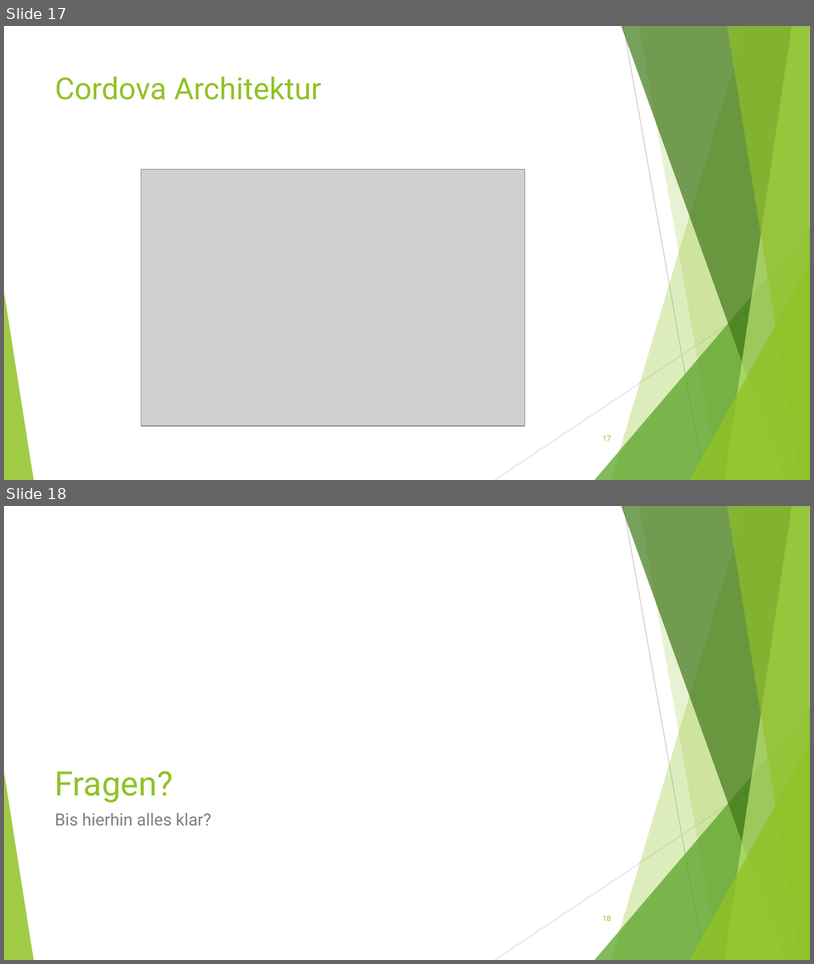
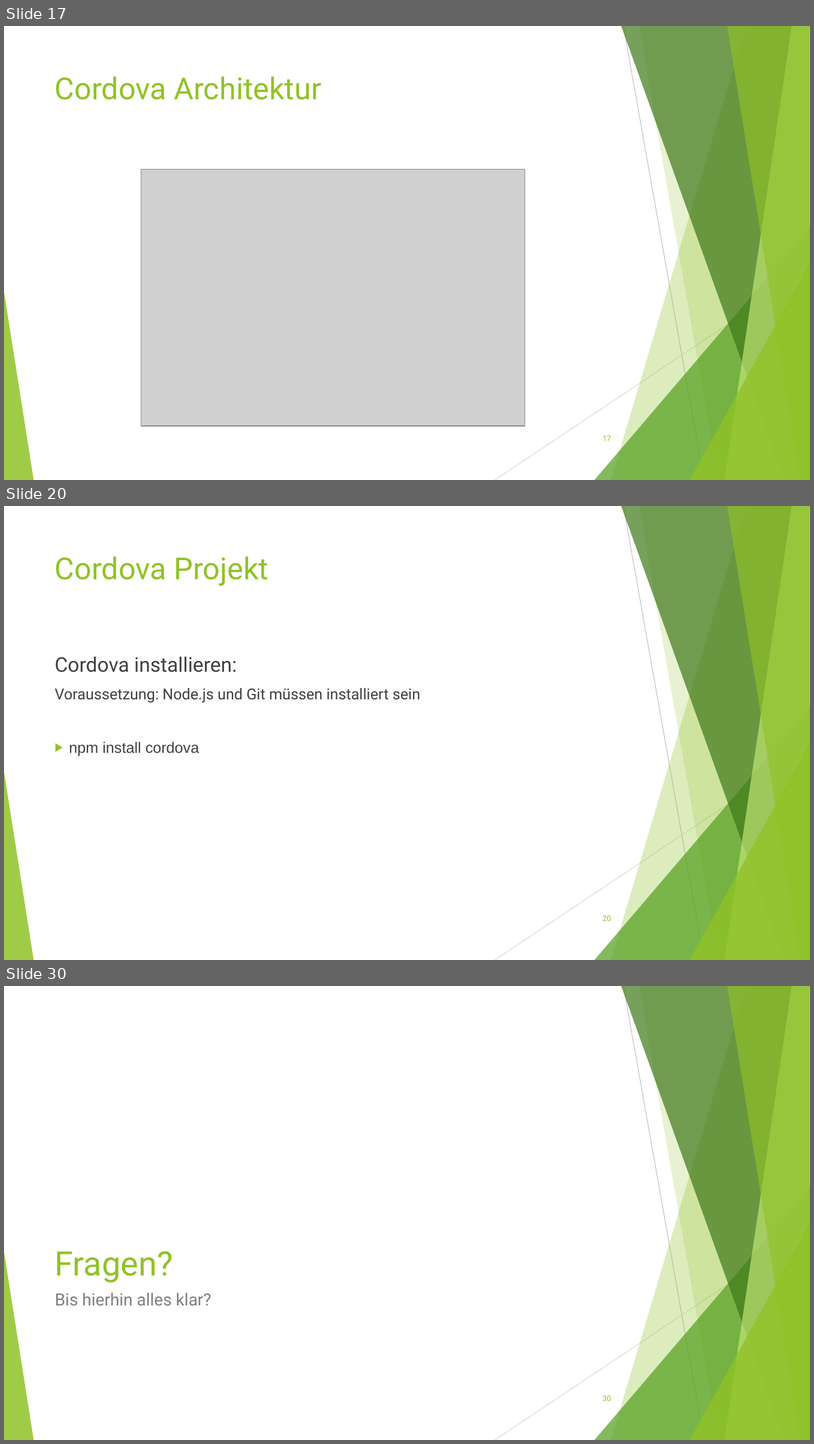
Before and after one commit to Ufo391/KSWE_DOKU, a slide deck: Vortrag/Mobile Anwendungsentwicklung.ppt. Shown one above the other, each under a label of ours: slides 17 and 18 before the commit, slides 17, 20 and 30 after it; the slides between them are not shown. The pictures are 814x964 and 814x1444 pixels, drawn with LibreOffice and Linux fonts; fonts in the diff are those of the drawing; grey boxes stand for pictures. Boxes give left, top, right and bottom in pixels: in the first picture for what was removed or moved away, otherwise in the second. Text is boxed around its words. In the diff, an @@ line names an element or a change of style, - is before the commit and + after.

Commit message:
Added Cordova chapter elements

```diff
--- a/Vortrag/Mobile Anwendungsentwicklung.ppt
+++ b/Vortrag/Mobile Anwendungsentwicklung.ppt
@@ slide 20 added at bbox=[4, 506, 810, 960], background #FFFFFF; not listed: 10 template elements that a slide beside it also shows @@
@@ title added at bbox=[55, 556, 269, 586], 36 pt, text #90C226 @@
+Cordova Projekt
@@ text added at bbox=[55, 657, 420, 756], 18 pt, text #404040 @@
+Cordova installieren:
+Voraussetzung: Node.js und Git müssen installiert sein
+▶ npm install cordova
@@ page number added at bbox=[603, 915, 611, 921], 9 pt, text #90C226 @@
+20
@@ what was slide 18 is now slide 30 @@
@@ page number at bbox=[603, 1395, 611, 1401]: text changed @@
-18
+30
```
Also in this commit, not shown: 11 other slides added, 1 other file.
